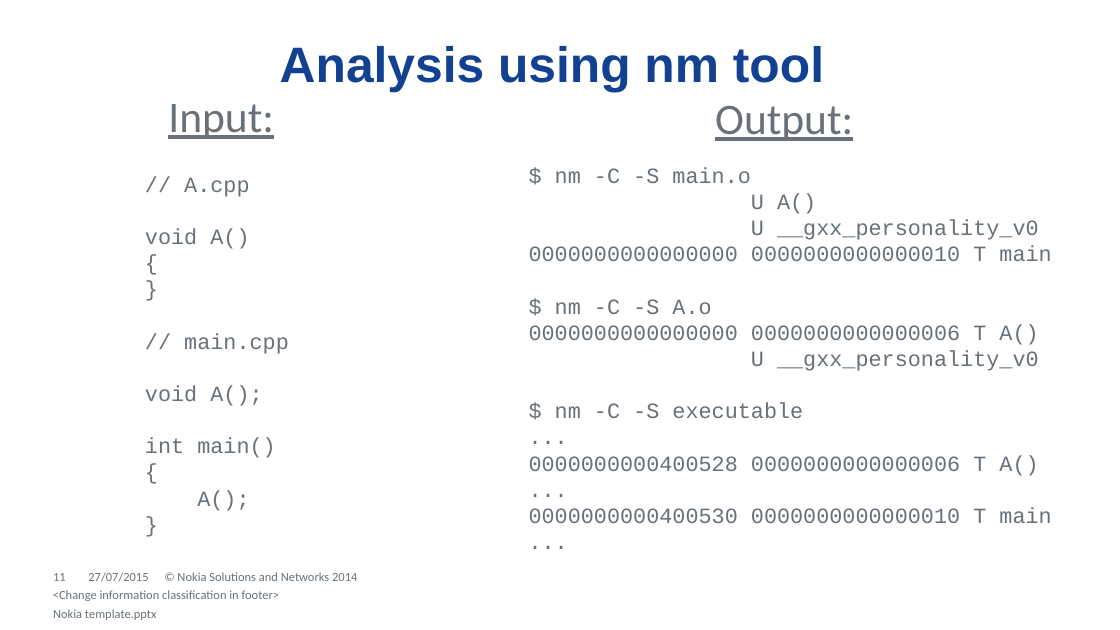
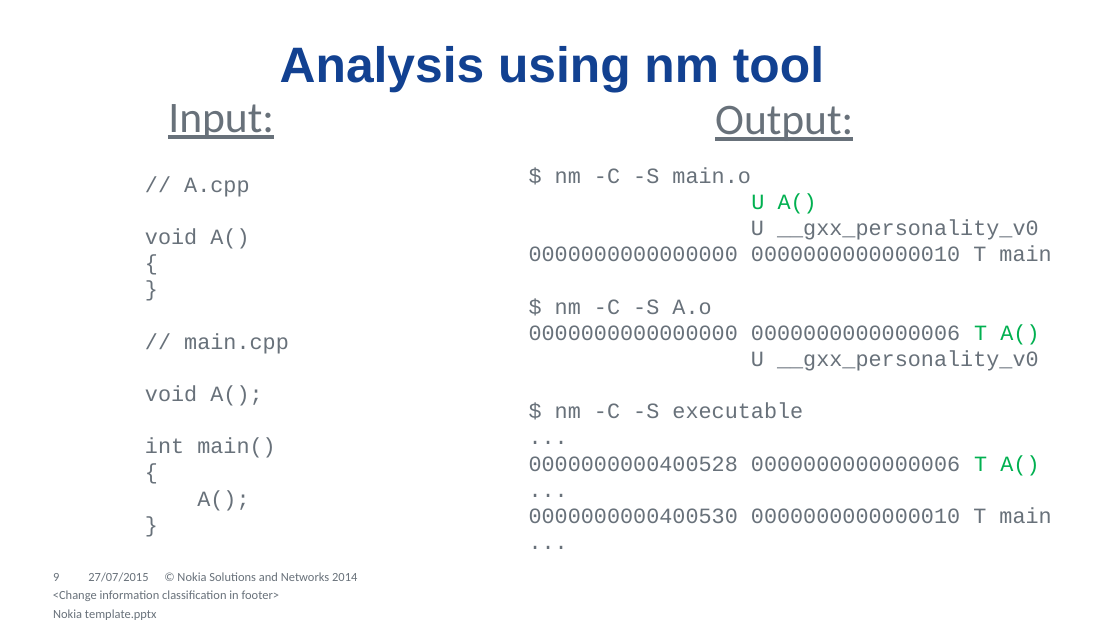
Before and after one commit to dendibakh/Linker, a slide deck: slide 9 of Diving into C++ linker.pptx (slide 11 before the commit). Drawn at 1120x630 pixels with LibreOffice and Linux fonts; fonts in the diff are those of the drawing; background and template pictures are left out. Boxes give left, top, right and bottom in pixels: in the first picture for what was removed or moved away, otherwise in the second. Text is boxed around its words. In the diff, an @@ line names an element or a change of style, - is before the commit and + after.

Commit message:
Updated first 10 slides and wrote a text for them.

```diff
--- a/Diving into C++ linker.pptx
+++ b/Diving into C++ linker.pptx
@@ text at (x1=529, y1=193, x2=1039, y2=476): text colour #68717A to #00B050 in "U A()", "T A()", "T A()" @@
@@ page number at (x1=53, y1=573, x2=59, y2=581): text changed @@
-11
+9
```
Also in this commit, not shown: 5 other slides changed, 2 slides removed, 1 other file.
